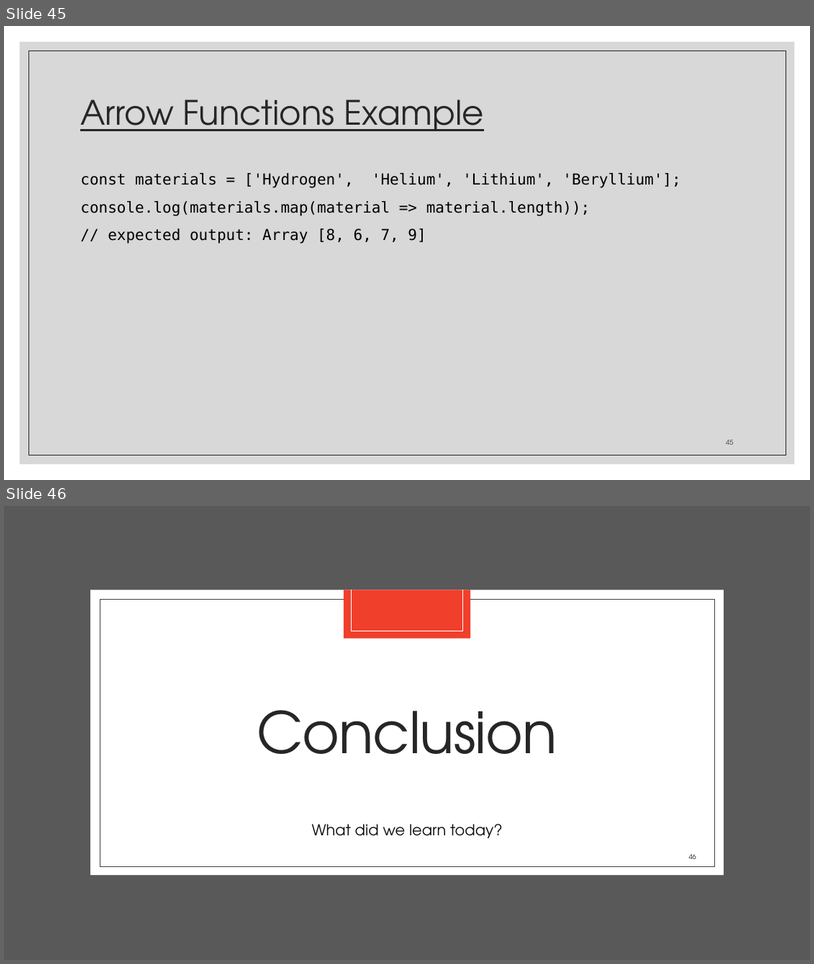
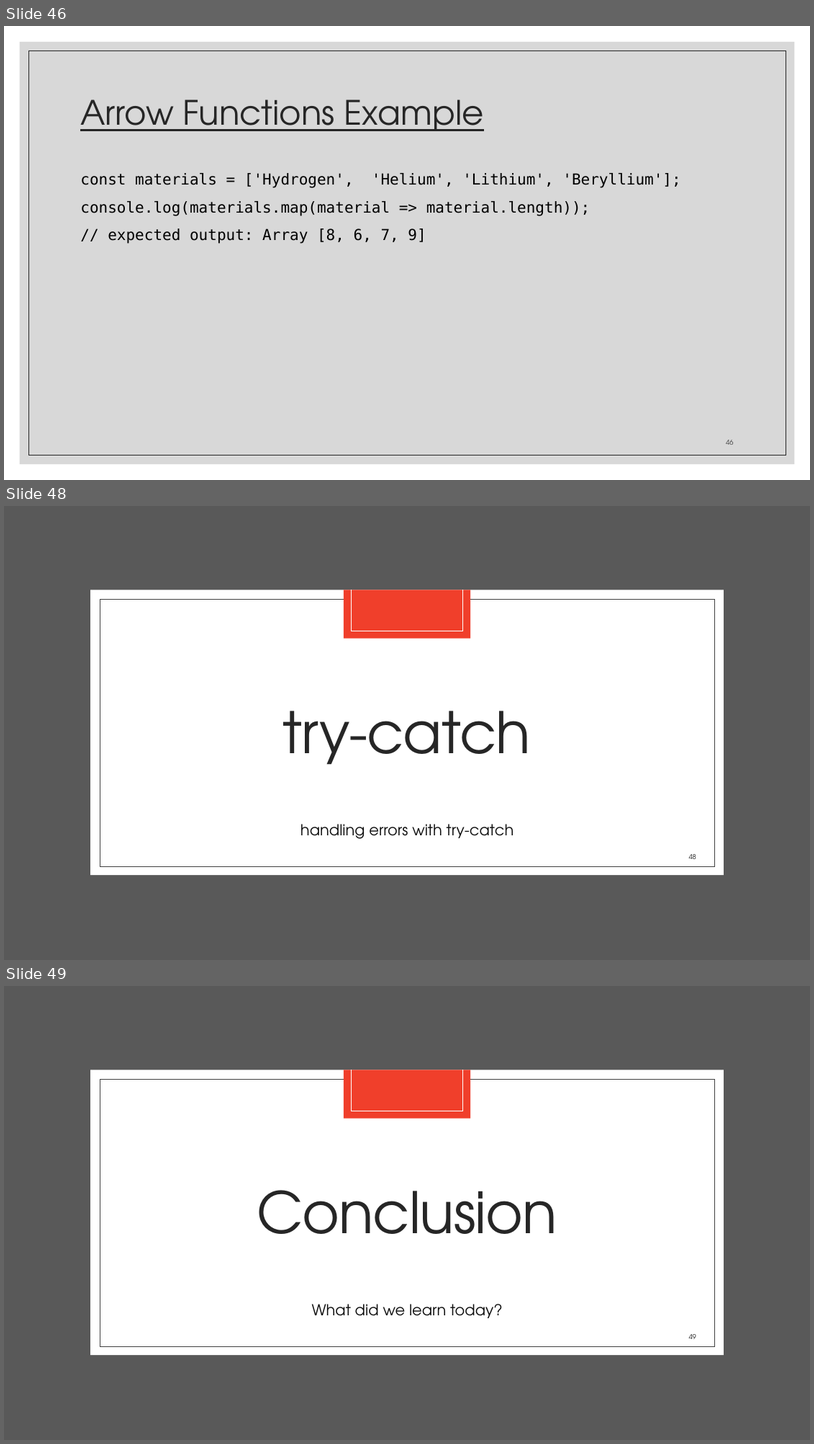
Before and after one commit to zackstotts/base-node-curriculum, a slide deck: unit_00/html_review/04 JavaScript.pptx. Shown one above the other, each under a label of ours: slides 45 and 46 before the commit, slides 46, 48 and 49 after it; the slides between them are not shown. The pictures are 814x964 and 814x1444 pixels, drawn with LibreOffice and Linux fonts; fonts in the diff are those of the drawing. Boxes give left, top, right and bottom in pixels: in the first picture for what was removed or moved away, otherwise in the second. Text is boxed around its words. In the diff, an @@ line names an element or a change of style, - is before the commit and + after.

```diff
--- a/unit_00/html_review/04 JavaScript.pptx
+++ b/unit_00/html_review/04 JavaScript.pptx
@@ slide 48 added at (4,506,810,960), background #FFFFFF; not listed: 7 template elements that a slide beside it also shows @@
@@ title added at (283,710,531,764), 68 pt, text #262626 @@
+try-catch
@@ text added at (301,824,514,839), 18 pt, text #0D0D0D @@
+handling errors with try-catch
@@ page number added at (689,854,697,859), 8 pt, text #262626 @@
+48
@@ what was slide 45 is now slide 46 @@
@@ what was slide 46 is now slide 49 @@
```
Also in this commit, not shown: 2 slides changed, 2 other slides added.
